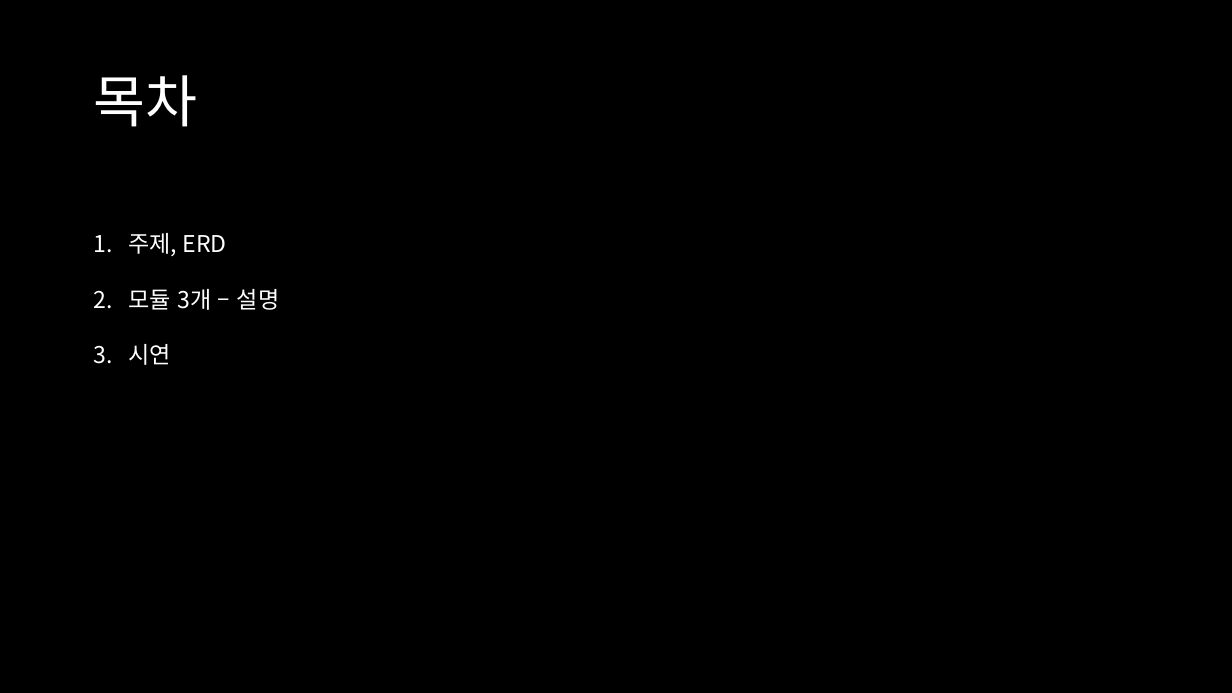
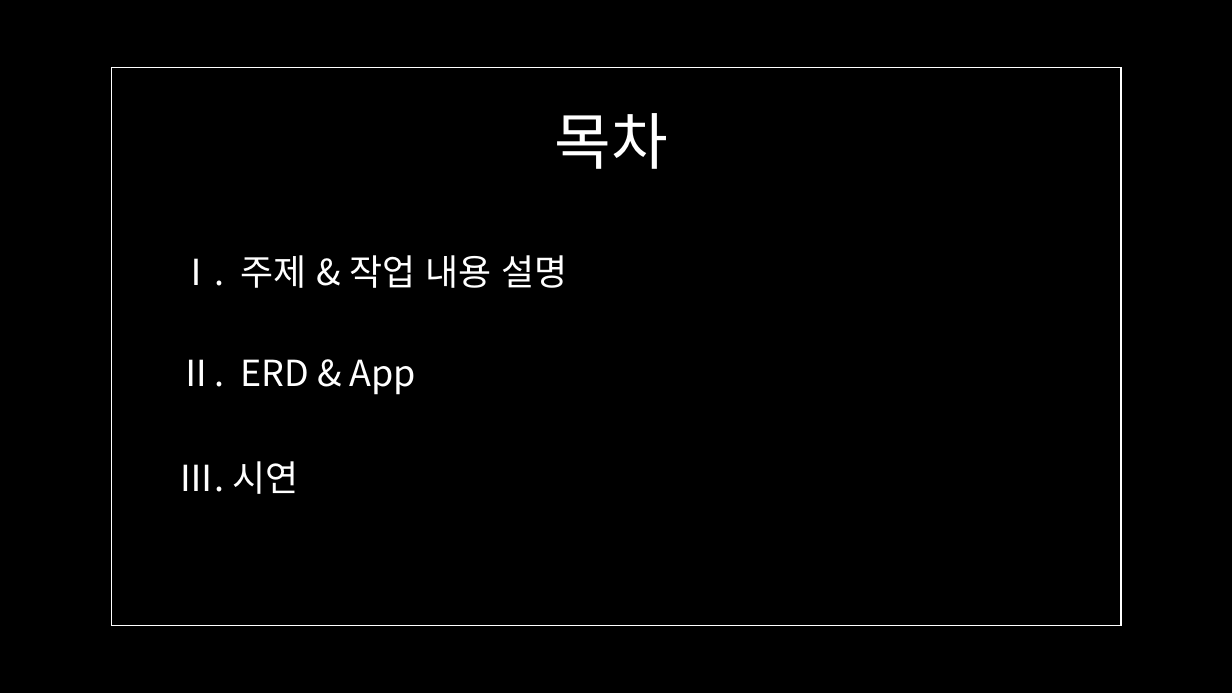
Before and after one commit to Kminwo-o/No_ahsack, a slide deck: slide 2 of final_pjt.pptx. Drawn at 1232x693 pixels with LibreOffice and Linux fonts; fonts in the diff are those of the drawing. Boxes give left, top, right and bottom in pixels: in the first picture for what was removed or moved away, otherwise in the second. Text is boxed around its words. In the diff, an @@ line names an element or a change of style, - is before the commit and + after.

```diff
--- a/final_pjt.pptx
+++ b/final_pjt.pptx
@@ rectangle added at (112,67,1122,626), outline #FFFFFF 1 pt @@
@@ title "목차": place and size @@
-title "목차" at (94,75,198,127)
+title "목차" at (555,113,668,169)
@@ title "목차" at (555,113,668,169): size 44 to 48 pt @@
@@ text at (179,255,567,288): text changed; size 18 to 28 pt @@
-1. 주제, ERD
-2. 모듈 3개 – 설명
-3. 시연
+Ⅰ. 주제 & 작업 내용 설명
@@ text added at (179,359,416,395), 28 pt, text #FFFFFF @@
+Ⅱ. ERD & App
@@ text added at (179,461,299,494), 28 pt, text #FFFFFF @@
+Ⅲ. 시연
```
Also in this commit, not shown: 12 slides added, 2 slides removed.
